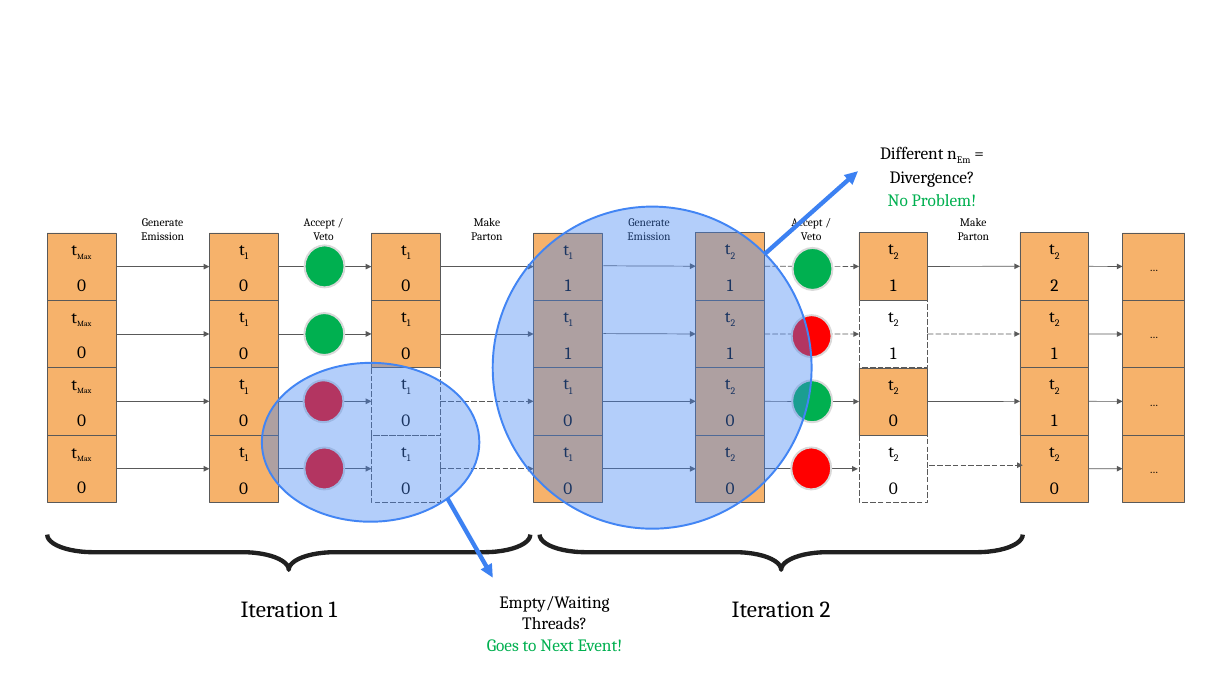
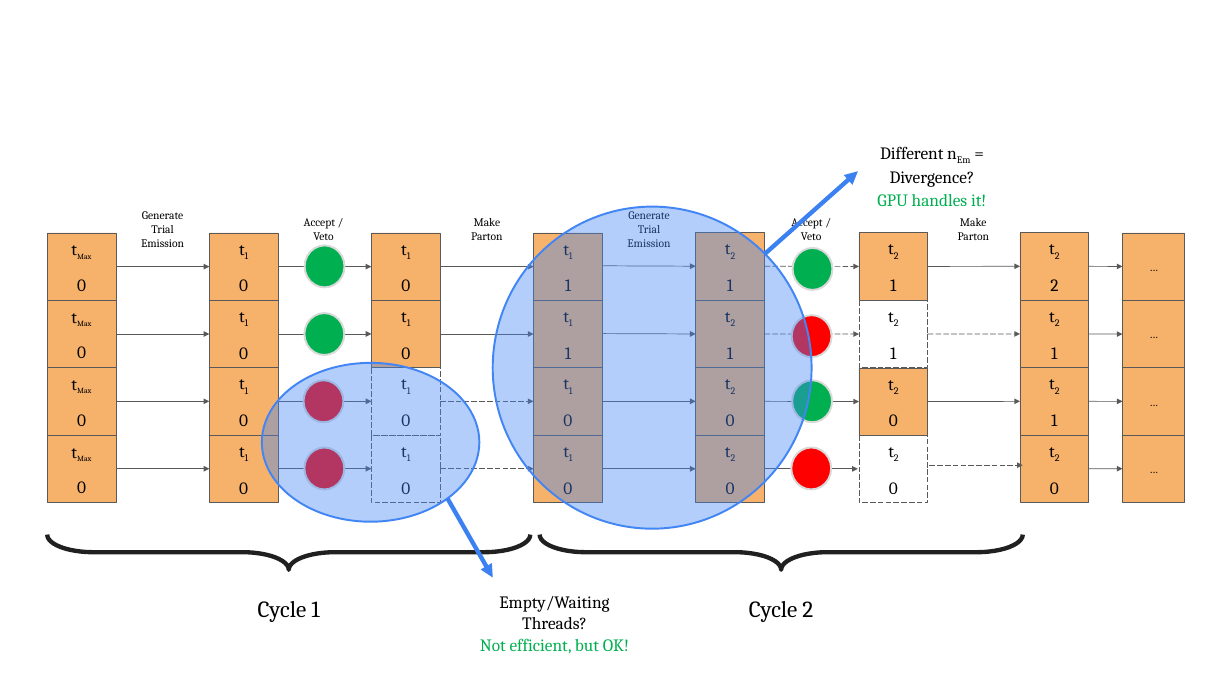
Before and after one commit to siddharthsule/gaps, a slide deck: slide 5 of doc/gaps-diagrams.pptx. Drawn at 1232x693 pixels with LibreOffice and Linux fonts; fonts in the diff are those of the drawing. Boxes give left, top, right and bottom in pixels: in the first picture for what was removed or moved away, otherwise in the second. Text is boxed around its words. In the diff, an @@ line names an element or a change of style, - is before the commit and + after.

Commit message:
update slides

```diff
--- a/doc/gaps-diagrams.pptx
+++ b/doc/gaps-diagrams.pptx
@@ text at bbox=[627, 208, 670, 247]: text changed @@
-Generate Emission
+Generate Trial Emission
@@ text at bbox=[877, 194, 986, 206]: text changed @@
-No Problem!
+GPU handles it!
@@ text at bbox=[141, 211, 184, 247]: text changed @@
-Generate Emission
+Generate Trial Emission
@@ text at bbox=[258, 601, 319, 622]: text changed @@
-Iteration 1
+Cycle 1
@@ text at bbox=[749, 601, 813, 622]: text changed @@
-Iteration 2
+Cycle 2
@@ text at bbox=[480, 638, 629, 653]: text changed @@
-Goes to Next Event!
+Not efficient, but OK!
```
Also in this commit, not shown: 6 other slides changed, 1 slide added.
